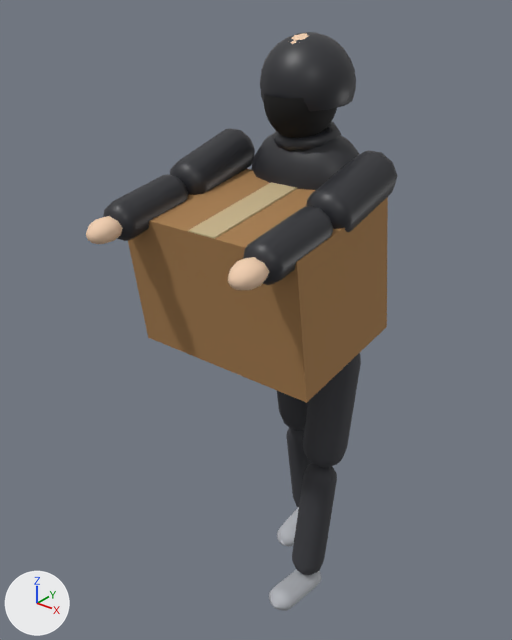
The glTF model city-hold/public/models/placeholder/char_looter_02_puffer_large_box.glb as it was, and as the next commit left it.
Before and after are seen from a 50 mm camera at (1.24, -1.88, 2.1) aimed at (-0.09, -0.22, 1.07). The lights are fixed; the arrows at lower left show +X, +Y and +Z. The picture after the commit comes second. Both versions are drawn at frame 32 of the action 'held'; the numbers are the values there.
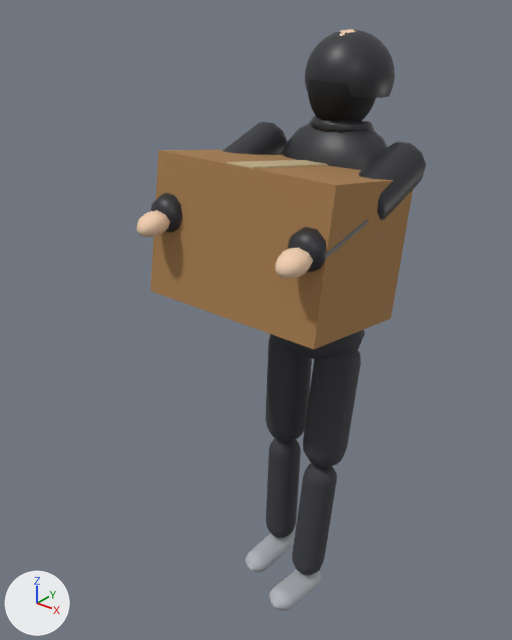
Not drawn themselves, but carrying or shaping drawn objects: ob_legl, ob_torso, ob_head, ob_arml, ob_armr.

Edits to the bpy script that builds the scene:
```text
Change ob_legl:
    ob_legl.rotation_euler: (0.165, 0.0, 0.0) -> (-0.0479, 0.0, 0.0)  # degrees (9.5, 0, 0) -> degrees (-2.7, 0, 0)
Change ob_torso:
    ob_torso.rotation_euler: (0.15, 0.0, 0.0) -> (-0.163, 0.0, 0.0)  # degrees (8.6, 0, 0) -> degrees (-9.3, 0, 0)
Change ob_head:
    ob_head.rotation_euler: (-0.075, 0.0, 0.0) -> (0.0816, 0.0, 0.0)  # degrees (-4.3, 0, 0) -> degrees (4.7, 0, 0)
Change ob_arml:
    ob_arml.rotation_euler: (-1.45, 0.0, 0.0) -> (-1.092, 0.0, 0.0)  # degrees (-83, 0, 0) -> degrees (-63, 0, 0)
Change ob_armr:
    ob_armr.rotation_euler: (-1.45, 0.0, 0.0) -> (-1.092, 0.0, 0.0)  # degrees (-83, 0, 0) -> degrees (-63, 0, 0)
```

Boxes [x1, y1, x2, y2] around the edits, measured in the pictures (512 x 640 px):
'Mesh_14', turned: before [128, 169, 388, 403]; after [151, 150, 413, 349]
'Mesh_9', turned: before [260, 32, 356, 111]; after [305, 29, 395, 98]
'Mesh_11.001', turned: before [306, 150, 397, 232]; after [359, 141, 426, 220]
'Mesh_4', turned: before [251, 133, 360, 190]; after [282, 123, 387, 170]
'Mesh_11', turned: before [170, 128, 255, 195]; after [223, 122, 287, 155]
'Mesh_12.001', turned: before [243, 206, 333, 285]; after [287, 219, 368, 273]
'Mesh_10', turned: before [263, 94, 337, 138]; after [308, 80, 376, 121]
'Mesh_1', turned: before [277, 391, 308, 430]; after [265, 334, 312, 441]
'Mesh_2', turned: before [286, 427, 311, 508]; after [266, 438, 301, 538]
'Mesh_12', turned: before [103, 174, 188, 241]; after [151, 193, 183, 233]
'Mesh_15', turned: before [188, 182, 297, 239]; after [226, 160, 327, 169]
'Mesh_13.001', turned: before [228, 257, 269, 290]; after [275, 247, 313, 278]
'Mesh_7', turned: before [273, 122, 341, 152]; after [309, 116, 374, 133]
'Mesh_13', turned: before [86, 216, 123, 244]; after [136, 210, 170, 237]
'Mesh_3', turned: before [277, 508, 299, 547]; after [245, 532, 295, 572]
'Mesh_8', turned (mostly hidden): before [288, 33, 308, 44]; after [339, 29, 355, 36]
